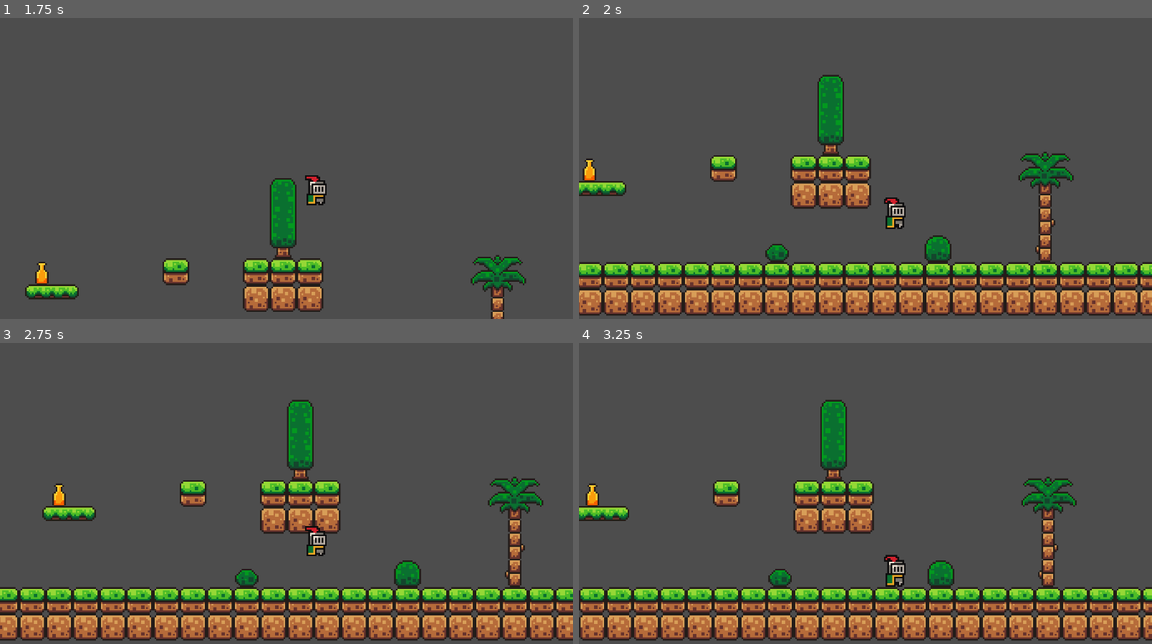
Above: before the commit, frames 1-4 (two rows, left to right).
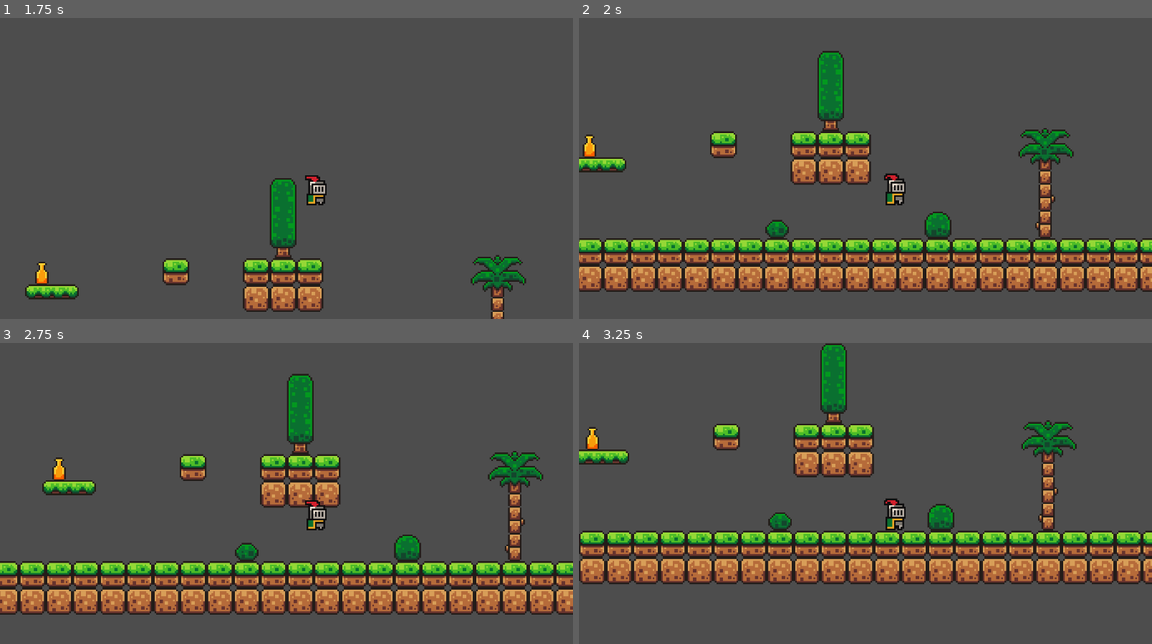
Above: after the commit, the same moments.

Repository: vsaint1/godot-platformer
Game: Godot game, scene res://scenes/main.tscn
Same seed, same stepped clock (60 frames per second), same inputs: the game is played once before the commit and once after it.
Inputs:
- Up to frame 1 (1.75 s): tap Enter at 0.5 s; hold D (move_right) from 0.53 s (still down); tap Space (jump) at 0.6, 0.77, 1.07, 1.52, 1.55 s; tap E (interact) at 1.35 s
- Up to frame 2 (2 s): keep holding D (move_right); tap Space (jump) at 1.82 s
- Up to frame 3 (2.75 s): release D (move_right) at 2.03 s; hold A (move_left) from 2.03 s (still down); hold Shift (sprint) from 2.03 s (still down); tap Space (jump) at 2.3 s
- Up to frame 4 (3.25 s): release A (move_left) at 2.78 s; release Shift (sprint) at 2.78 s; hold D (move_right) from 2.78 s (still down); tap Space (jump) at 2.85, 3.02 s

Frame 1 is identical in both runs. In frame 2, 31% of the frame differs, in the area x 0-100%, y 10-99%; in frame 3, 30%; in frame 4, 44%, in the area x 0-100%, y 0-99%.

Commit message:
mobile controls, scene refactor and input

Diff:
--- /dev/null
+++ b/player.tscn
@@ -0,0 +1,104 @@
+[gd_scene load_steps=14 format=3 uid="uid://bkj76c8enitkk"]
+
+[ext_resource type="Script" uid="uid://cvtskd6lq11dn" path="res://scripts/player.gd" id="1_i3pqv"]
+[ext_resource type="Texture2D" uid="uid://bbx4wt1vma21s" path="res://assets/platformer/sprites/knight.png" id="2_hqtel"]
+[ext_resource type="Script" uid="uid://cklehts35gy4f" path="res://scenes/main_camera.gd" id="3_sweqy"]
+[ext_resource type="Texture2D" uid="uid://cn7galu7wg5wn" path="res://assets/ui/flatDark23.png" id="4_2hs0m"]
+[ext_resource type="Texture2D" uid="uid://bv8xgmb1g6mbf" path="res://assets/ui/flatDark24.png" id="5_1jxqw"]
+[ext_resource type="Texture2D" uid="uid://407atl2f04qa" path="res://assets/ui/flatDark25.png" id="6_dw050"]
+[ext_resource type="Texture2D" uid="uid://blx2r4u8j0vbk" path="res://assets/ui/flatDark47.png" id="7_1jxqw"]
+
+[sub_resource type="AtlasTexture" id="AtlasTexture_sugp2"]
+atlas = ExtResource("2_hqtel")
+region = Rect2(0, 0, 32, 32)
+
+[sub_resource type="AtlasTexture" id="AtlasTexture_jyhfs"]
+atlas = ExtResource("2_hqtel")
+region = Rect2(32, 0, 32, 32)
+
+[sub_resource type="AtlasTexture" id="AtlasTexture_tbgi4"]
+atlas = ExtResource("2_hqtel")
+region = Rect2(64, 0, 32, 32)
+
+[sub_resource type="AtlasTexture" id="AtlasTexture_tefeu"]
+atlas = ExtResource("2_hqtel")
+region = Rect2(96, 0, 32, 32)
+
+[sub_resource type="SpriteFrames" id="SpriteFrames_o6xl0"]
+animations = [{
+"frames": [{
+"duration": 1.0,
+"texture": SubResource("AtlasTexture_sugp2")
+}, {
+"duration": 1.0,
+"texture": SubResource("AtlasTexture_jyhfs")
+}, {
+"duration": 1.0,
+"texture": SubResource("AtlasTexture_tbgi4")
+}, {
+"duration": 1.0,
+"texture": SubResource("AtlasTexture_tefeu")
+}],
+"loop": true,
+"name": &"IDLE",
+"speed": 10.0
+}]
+
+[sub_resource type="CircleShape2D" id="CircleShape2D_0wfyh"]
+radius = 6.08276
+
+[node name="Player" type="CharacterBody2D" node_paths=PackedStringArray("mobile_control")]
+z_index = 5
+collision_layer = 3
+collision_mask = 3
+script = ExtResource("1_i3pqv")
+mobile_control = NodePath("MobileControls")
+
+[node name="Animator" type="AnimatedSprite2D" parent="."]
+position = Vector2(18, 10)
+sprite_frames = SubResource("SpriteFrames_o6xl0")
+animation = &"IDLE"
+autoplay = "IDLE"
+frame = 3
+frame_progress = 1.0
+
+[node name="Collision" type="CollisionShape2D" parent="."]
+position = Vector2(18, 16)
+shape = SubResource("CircleShape2D_0wfyh")
+
+[node name="Camera" type="Camera2D" parent="."]
+zoom = Vector2(4, 4)
+limit_smoothed = true
+script = ExtResource("3_sweqy")
+
+[node name="MobileControls" type="Control" parent="."]
+layout_mode = 3
+anchors_preset = 0
+size_flags_horizontal = 3
+
+[node name="Left" type="TouchScreenButton" parent="MobileControls"]
+texture_filter = 1
+position = Vector2(-167, 45)
+scale = Vector2(0.5, 0.516)
+texture_normal = ExtResource("4_2hs0m")
+passby_press = true
+action = "move_left"
+
+[node name="Right" type="TouchScreenButton" parent="MobileControls"]
+position = Vector2(-114, 46)
+scale = Vector2(0.5, 0.5)
+texture_normal = ExtResource("5_1jxqw")
+passby_press = true
+action = "move_right"
+
+[node name="Jump" type="TouchScreenButton" parent="MobileControls"]
+position = Vector2(94, 41)
+scale = Vector2(0.5, 0.5)
+texture_normal = ExtResource("6_dw050")
+action = "jump"
+
+[node name="Attack" type="TouchScreenButton" parent="MobileControls"]
+position = Vector2(130, 10)
+scale = Vector2(0.5, 0.5)
+texture_normal = ExtResource("7_1jxqw")
+action = "Attack"
--- a/project.godot
+++ b/project.godot
@@ -71,6 +71,10 @@
 ]
 }
 
+[input_devices]
+
+pointing/emulate_touch_from_mouse=true
+
 [internationalization]
 
 locale/locale_filter_mode=1
--- a/scenes/main.tscn
+++ b/scenes/main.tscn
@@ -1,51 +1,10 @@
-[gd_scene load_steps=19 format=4 uid="uid://do8e7138jhjjl"]
+[gd_scene load_steps=11 format=4 uid="uid://do8e7138jhjjl"]
 
 [ext_resource type="Script" uid="uid://d30vtcusmf8sa" path="res://scripts/main.gd" id="1_o5qli"]
-[ext_resource type="Texture2D" uid="uid://bbx4wt1vma21s" path="res://assets/platformer/sprites/knight.png" id="2_0wfyh"]
-[ext_resource type="Script" uid="uid://cvtskd6lq11dn" path="res://scripts/player.gd" id="2_sugp2"]
+[ext_resource type="PackedScene" uid="uid://bkj76c8enitkk" path="res://player.tscn" id="2_tbgi4"]
 [ext_resource type="Texture2D" uid="uid://iixdboyinn51" path="res://assets/platformer/sprites/world_tileset.png" id="4_jyhfs"]
-[ext_resource type="Script" uid="uid://cklehts35gy4f" path="res://scenes/main_camera.gd" id="4_tefeu"]
 [ext_resource type="PackedScene" uid="uid://cecb8rnvyg3y3" path="res://scenes/platform.tscn" id="5_tbgi4"]
 [ext_resource type="PackedScene" uid="uid://bbyqosnyuh3kb" path="res://scenes/sign.tscn" id="8_tipki"]
-
-[sub_resource type="AtlasTexture" id="AtlasTexture_sugp2"]
-atlas = ExtResource("2_0wfyh")
-region = Rect2(0, 0, 32, 32)
-
-[sub_resource type="AtlasTexture" id="AtlasTexture_jyhfs"]
-atlas = ExtResource("2_0wfyh")
-region = Rect2(32, 0, 32, 32)
-
-[sub_resource type="AtlasTexture" id="AtlasTexture_tbgi4"]
-atlas = ExtResource("2_0wfyh")
-region = Rect2(64, 0, 32, 32)
-
-[sub_resource type="AtlasTexture" id="AtlasTexture_tefeu"]
-atlas = ExtResource("2_0wfyh")
-region = Rect2(96, 0, 32, 32)
-
-[sub_resource type="SpriteFrames" id="SpriteFrames_o6xl0"]
-animations = [{
-"frames": [{
-"duration": 1.0,
-"texture": SubResource("AtlasTexture_sugp2")
-}, {
-"duration": 1.0,
-"texture": SubResource("AtlasTexture_jyhfs")
-}, {
-"duration": 1.0,
-"texture": SubResource("AtlasTexture_tbgi4")
-}, {
-"duration": 1.0,
-"texture": SubResource("AtlasTexture_tefeu")
-}],
-"loop": true,
-"name": &"IDLE",
-"speed": 10.0
-}]
-
-[sub_resource type="CircleShape2D" id="CircleShape2D_0wfyh"]
-radius = 6.08276
 
 [sub_resource type="TileSetAtlasSource" id="TileSetAtlasSource_tbgi4"]
 texture = ExtResource("4_jyhfs")
@@ -254,29 +213,7 @@
 [node name="Main" type="Node2D"]
 script = ExtResource("1_o5qli")
 
-[node name="Player" type="CharacterBody2D" parent="."]
-z_index = 5
-collision_layer = 3
-collision_mask = 3
-script = ExtResource("2_sugp2")
-
-[node name="Animator" type="AnimatedSprite2D" parent="Player"]
-position = Vector2(18, 10)
-sprite_frames = SubResource("SpriteFrames_o6xl0")
-animation = &"IDLE"
-autoplay = "IDLE"
-frame = 3
-frame_progress = 1.0
-
-[node name="Collision" type="CollisionShape2D" parent="Player"]
-position = Vector2(18, 16)
-shape = SubResource("CircleShape2D_0wfyh")
-
-[node name="MainCamera" type="Camera2D" parent="Player" node_paths=PackedStringArray("map")]
-zoom = Vector2(4, 4)
-limit_smoothed = true
-script = ExtResource("4_tefeu")
-map = NodePath("../../Map")
+[node name="Player" parent="." instance=ExtResource("2_tbgi4")]
 
 [node name="Map" type="TileMapLayer" parent="."]
 position = Vector2(0, -2)
@@ -296,5 +233,5 @@
 position = Vector2(-50, 50)
 disable_mode = 1
 
-[node name="Sign" parent="." instance=ExtResource("8_tipki")]
+[node name="PlatformSign" parent="." instance=ExtResource("8_tipki")]
 position = Vector2(578, 87)
--- a/scenes/main_camera.gd
+++ b/scenes/main_camera.gd
@@ -1,17 +1,25 @@
 extends Camera2D
 
-@export var map: TileMapLayer = null
+func _ready() -> void:
+	var map := _find_map()
 
-func _ready() -> void:
-	var map_size = map.get_used_rect()
-	var cell_size = map.tile_set.tile_size
+	if map:
+		var map_size = map.get_used_rect()
+		var cell_size = map.tile_set.tile_size
 
-	self.limit_left = map_size.position.x * cell_size.x
-	self.limit_top = map_size.position.y * cell_size.y
-	self.limit_right = (map_size.position.x + map_size.size.x) * cell_size.x
-	self.limit_bottom = (map_size.position.y + map_size.size.y) * cell_size.y
+		limit_left = map_size.position.x * cell_size.x
+		limit_top = map_size.position.y * cell_size.y
+		limit_right = (map_size.position.x + map_size.size.x) * cell_size.x
+		limit_bottom = (map_size.position.y + map_size.size.y) * cell_size.y
+	else:
+		push_error("TileMap not found!")
 
-
-# Called every frame. 'delta' is the elapsed time since the previous frame.
-func _process(delta: float) -> void:
-	pass
+func _find_map() -> TileMap:
+	var current = get_parent()
+	while current:
+		if current.has_node("Map"):
+			var candidate = current.get_node("Map")
+			if candidate is TileMap:
+				return candidate
+		current = current.get_parent()
+	return null
--- a/scripts/interaction.gd
+++ b/scripts/interaction.gd
@@ -20,7 +20,7 @@
 	text_label.visible = false
 	text_label.clear()
 
-func _input(event: InputEvent) -> void:
+func _unhandled_input(event: InputEvent) -> void:
 	if can_interact and event.is_action_pressed("interact"):
 		text_label.clear()
 		text_label.append_text(text.replace("\n", "[br]"))
--- a/scripts/interaction_manager.gd
+++ b/scripts/interaction_manager.gd
@@ -35,15 +35,13 @@
 	if is_mobile():
 		return _make_texture(INPUT_ICONS["Mobile"])
 
-	var joypads = Input.get_connected_joypads()
-
-	for joypad in joypads:
-		var name = Input.get_joy_name(joypad).to_lower()
-		if "xbox" in name:
+	for joypad in Input.get_connected_joypads():
+		var _name = Input.get_joy_name(joypad).to_lower()
+		if "xbox" in _name:
 			return _make_texture(INPUT_ICONS["Xbox"])
-		elif "playstation" in name or "ps" in name:
+		elif "playstation" in _name or "ps" in _name:
 			return _make_texture(INPUT_ICONS["PlayStation"])
-		elif "nintendo" in name or "switch" in name:
+		elif "nintendo" in _name or "switch" in _name:
 			return _make_texture(INPUT_ICONS["Nintendo"])
 
 	return _make_texture(INPUT_ICONS["Keyboard"])
--- a/scripts/player.gd
+++ b/scripts/player.gd
@@ -5,6 +5,14 @@
 var speed := 75.0
 var jump_velocity := -(speed * 4)
 var jumped := false
+
+@export var mobile_control: Control = null
+
+func _ready() -> void:
+
+	if !InteractionManager.is_mobile():
+		mobile_control.queue_free()
+
 
 func _physics_process(delta: float) -> void:
 	if !is_on_floor():
Binary file added: assets/ui/flatDark23.png
Not shown, added: assets/ui/flatDark23.png.import
Binary file added: assets/ui/flatDark24.png
Not shown, added: assets/ui/flatDark24.png.import
Binary file added: assets/ui/flatDark25.png
Not shown, added: assets/ui/flatDark25.png.import
Binary file added: assets/ui/flatDark47.png
Not shown, added: assets/ui/flatDark47.png.import
